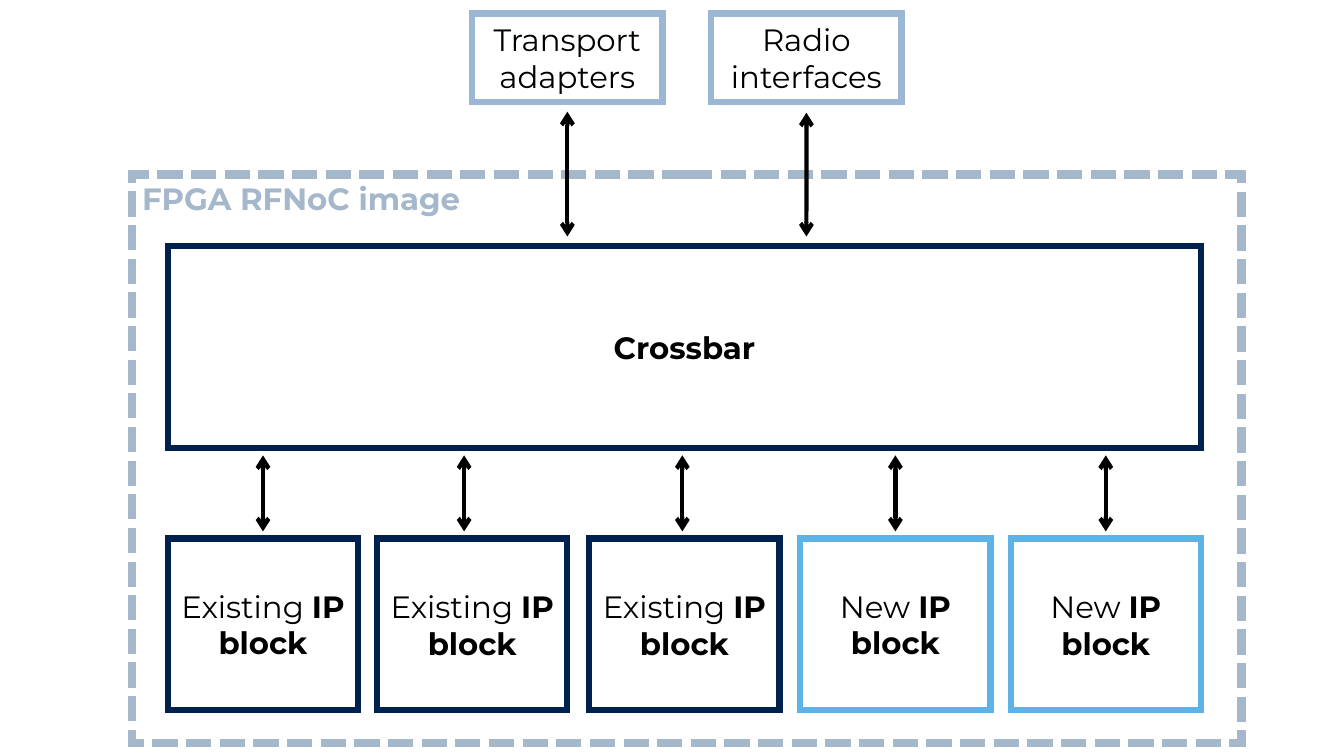
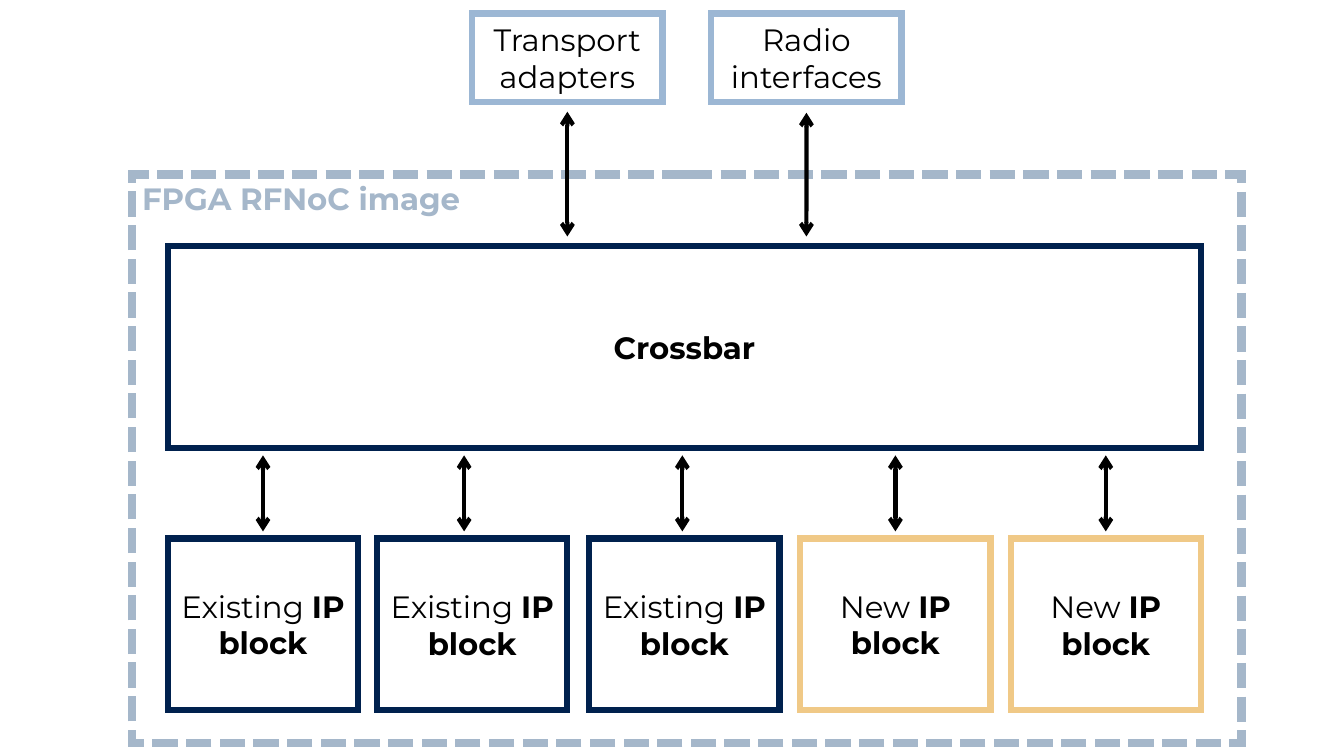
Before and after one commit to quentinprieels/TFE25-462, a slide deck: slide 6 of presentables/posters/poster_diagrams.pptx (slide 1 before the commit). Drawn at 1344x756 pixels with LibreOffice and Linux fonts; fonts in the diff are those of the drawing. Boxes give left, top, right and bottom in pixels: in the first picture for what was removed or moved away, otherwise in the second. Text is boxed around its words. In the diff, an @@ line names an element or a change of style, - is before the commit and + after.

```diff
--- a/presentables/posters/poster_diagrams.pptx
+++ b/presentables/posters/poster_diagrams.pptx
@@ rectangle "New IP block" at box(801, 538, 991, 710): outline #5DB2E6 4.5 pt to #F0C987 4.5 pt @@
@@ rectangle "New IP block" at box(1011, 538, 1202, 710): outline #5DB2E6 4.5 pt to #F0C987 4.5 pt @@
```
Also in this commit, not shown: 2 other slides changed, 3 slides added, 2 slides removed, 15 other files.
